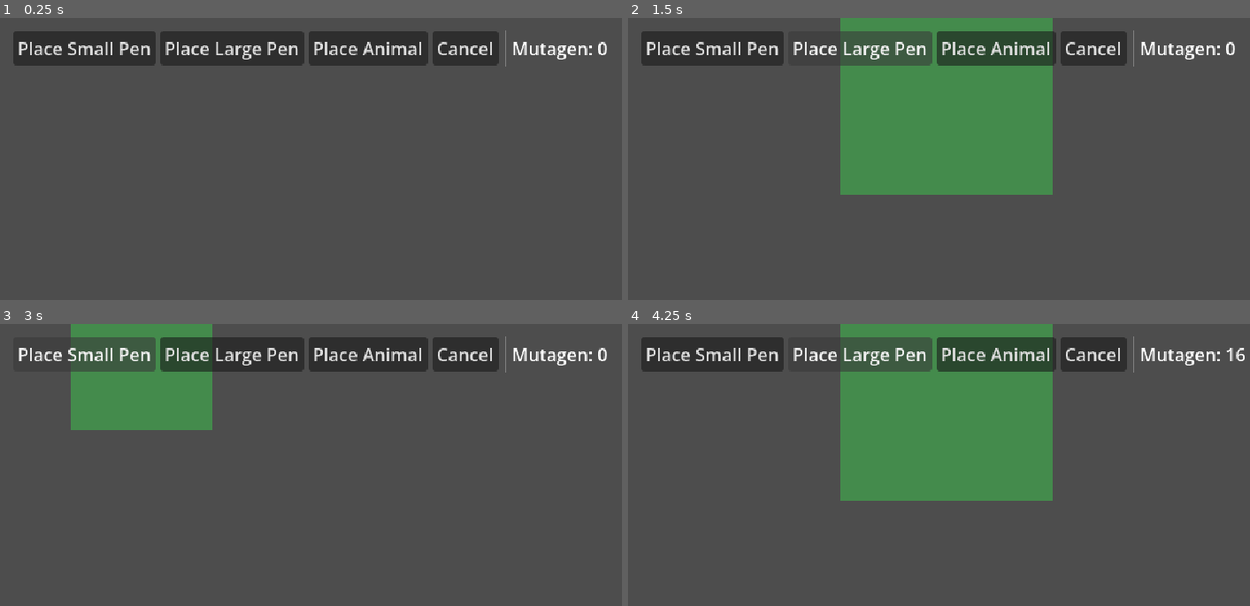
Above: before the commit, frames 1-4 (two rows, left to right).
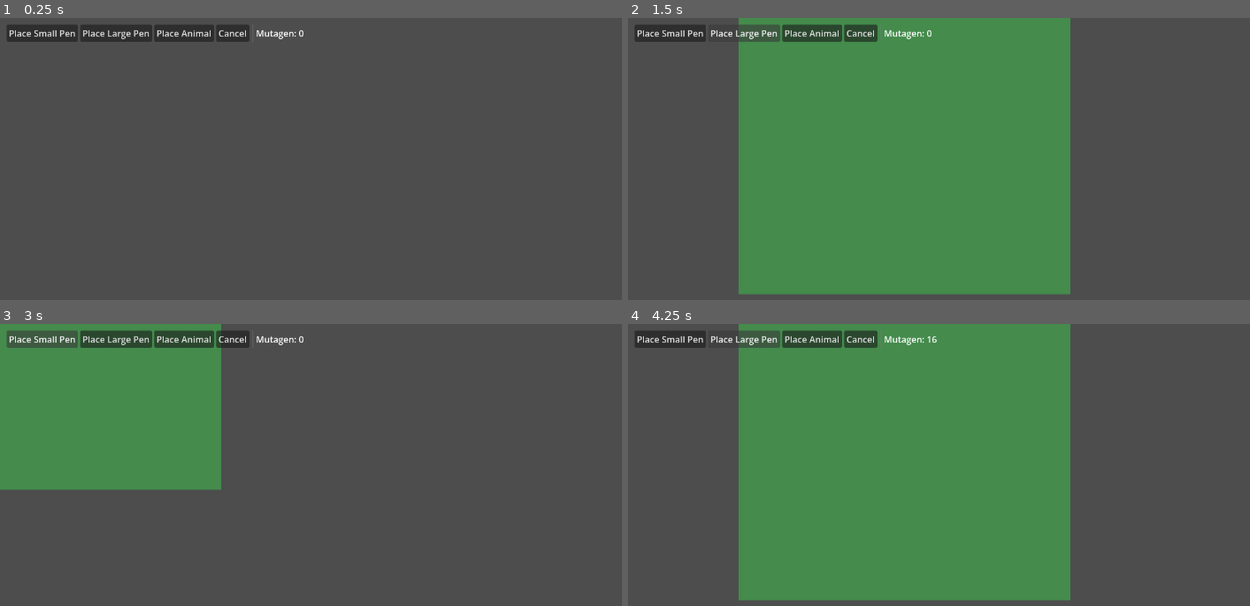
Above: after the commit, the same moments.

Repository: Doctorkea/Genome-Zoo
Game: Godot game, scene res://scenes/Main.tscn
Same seed, same stepped clock (60 frames per second), same inputs: the game is played once before the commit and once after it.
Inputs:
- Up to frame 1 (0.25 s): no input
- Up to frame 2 (1.5 s): click "Place Small Pen" at 0.5 s; click "Place Large Pen" at 1.25 s
- Up to frame 3 (3 s): click "Place Animal" at 2 s; click "Place Small Pen" at 2.75 s
- Up to frame 4 (4.25 s): click "Place Large Pen" at 3.5 s

The runs differ from the first frame. In frame 1, 9.2% of the frame differs, in the area x 1-98%, y 2-18%; in frame 2, 38%; in frame 3, 20%; in frame 4, 38%, in the area x 1-100%, y 0-99%.

Commit message:
Set 100px tile scale: CELL_SIZE=100, 1280x720 base res, 2x creature scale, doc + test updates
Co-authored-by: Cursor <cursoragent@cursor.com>

Diff:
--- a/project.godot
+++ b/project.godot
@@ -23,8 +23,8 @@
 
 [display]
 
-window/size/viewport_width=640
-window/size/viewport_height=360
+window/size/viewport_width=1280
+window/size/viewport_height=720
 window/size/window_width_override=1280
 window/size/window_height_override=720
 window/stretch/mode="viewport"
--- a/scenes/Animal.tscn
+++ b/scenes/Animal.tscn
@@ -4,7 +4,7 @@
 [ext_resource type="PackedScene" path="res://scenes/Creature.tscn" id="2"]
 
 [sub_resource type="CircleShape2D" id="CircleShape2D_1"]
-radius = 20.0
+radius = 45.0
 
 [node name="Animal" type="CharacterBody2D"]
 script = ExtResource("1")
@@ -13,6 +13,7 @@
 shape = SubResource("CircleShape2D_1")
 
 [node name="Creature" parent="." instance=ExtResource("2")]
+scale = Vector2(2, 2)
 
 [node name="WanderTimer" type="Timer" parent="."]
 one_shot = true
--- a/scenes/Main.tscn
+++ b/scenes/Main.tscn
@@ -8,7 +8,7 @@
 script = ExtResource("1")
 
 [node name="Camera2D" type="Camera2D" parent="."]
-position = Vector2(320, 180)
+position = Vector2(640, 360)
 
 [node name="BuildMode" type="Node2D" parent="."]
 script = ExtResource("2")
--- a/scripts/animal.gd
+++ b/scripts/animal.gd
@@ -52,7 +52,8 @@
 func _face_direction(x_velocity: float) -> void:
 	if absf(x_velocity) < 1.0:
 		return
-	visuals.scale.x = 1.0 if x_velocity > 0.0 else -1.0
+	var magnitude := absf(visuals.scale.x)
+	visuals.scale.x = magnitude if x_velocity > 0.0 else -magnitude
 
 
 func _pick_new_target() -> void:
--- a/scripts/grid_service.gd
+++ b/scripts/grid_service.gd
@@ -3,7 +3,7 @@
 ## Grid <-> world coordinate helpers, plus pen-placement occupancy tracking.
 ## Autoloaded as "GridService".
 
-const CELL_SIZE: int = 32
+const CELL_SIZE: int = 100 # one grid cell == one 100x100 floor tile (the art scale reference)
 
 var _occupied_cells: Dictionary = {} # Vector2i -> Node (the Pen occupying that cell)
 
--- a/scripts/pen.gd
+++ b/scripts/pen.gd
@@ -6,7 +6,7 @@
 ## size (a Prison-Architect-style rectangular prefab). Placeholder visuals
 ## only — see docs/ART_PIPELINE.md.
 
-const WALL_THICKNESS: float = 6.0
+const WALL_THICKNESS: float = 10.0
 const FLOOR_COLOR: Color = Color(0.36, 0.52, 0.30) # placeholder grass green
 const WALL_COLOR: Color = Color(0.42, 0.30, 0.20) # placeholder fence brown
 
--- a/tests/smoke_test.gd
+++ b/tests/smoke_test.gd
@@ -22,8 +22,8 @@
 
 
 func _test_grid_service() -> void:
-	var cell := GridService.world_to_cell(Vector2(50, 40))
-	assert(cell == Vector2i(1, 1), "world_to_cell wrong: %s" % [cell])
+	var cell := GridService.world_to_cell(Vector2(250, 140))
+	assert(cell == Vector2i(2, 1), "world_to_cell wrong: %s" % [cell])
 	assert(GridService.is_area_free(Vector2i(0, 0), Vector2i(4, 3)), "area should start free")
 	GridService.occupy_area(Vector2i(0, 0), Vector2i(4, 3), self)
 	assert(not GridService.is_area_free(Vector2i(0, 0), Vector2i(4, 3)), "area should now be occupied")
@@ -43,7 +43,7 @@
 	var pen := pen_scene.instantiate() as Pen
 	pen.footprint_cells = Vector2i(6, 5)
 	add_child(pen)
-	assert(pen.get_size_pixels() == Vector2(192, 160), "pen size wrong: %s" % [pen.get_size_pixels()])
+	assert(pen.get_size_pixels() == Vector2(600, 500), "pen size wrong: %s" % [pen.get_size_pixels()])
 	var bounds := pen.get_interior_bounds()
 	assert(bounds.size.x > 0 and bounds.size.y > 0, "interior bounds should be positive")
 	print("Pen OK — size=%s bounds=%s" % [pen.get_size_pixels(), bounds])
Not shown, changed: README.md
Not shown, changed: docs/ART_PIPELINE.md
Not shown, changed: docs/DEMO.md
